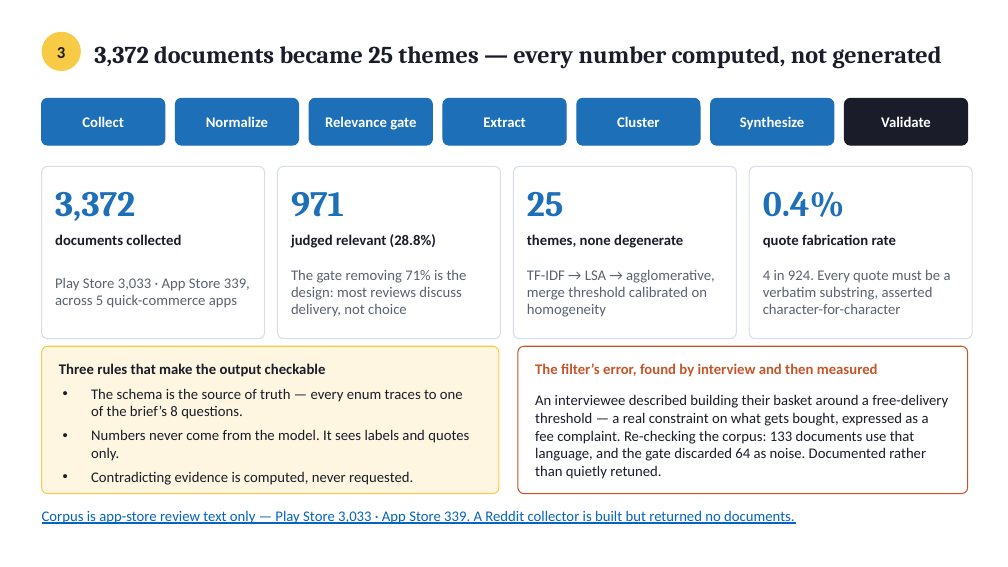
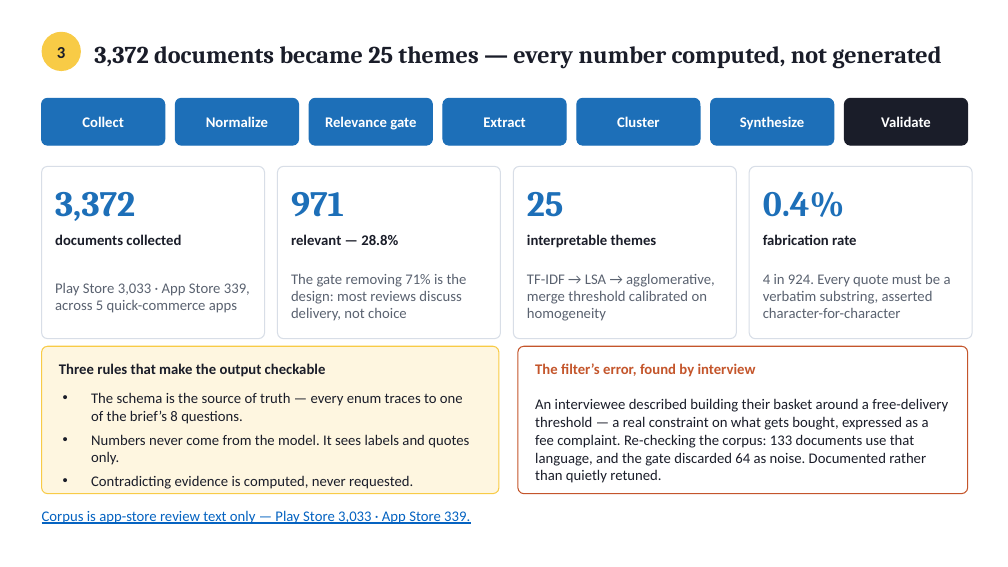
Before and after one commit to ayushbisht-source/Blinkit, a slide deck: slide 3 of deck/Blinkit-Category-Exploration.pptx. Drawn at 1008x567 pixels with LibreOffice and Linux fonts; fonts in the diff are those of the drawing. Boxes give left, top, right and bottom in pixels: in the first picture for what was removed or moved away, otherwise in the second. Text is boxed around its words. In the diff, an @@ line names an element or a change of style, - is before the commit and + after.

```diff
--- a/deck/Blinkit-Category-Exploration.pptx
+++ b/deck/Blinkit-Category-Exploration.pptx
@@ text at (291,234,398,245): text changed @@
-judged relevant (28.8%)
+relevant — 28.8%
@@ text at (527,234,657,248): text changed @@
-themes, none degenerate
+interpretable themes
@@ text at (763,234,856,245): text changed @@
-quote fabrication rate
+fabrication rate
@@ 4 texts: place and size @@
-4 texts at (55,270,951,317)
+4 texts at (55,274,951,321)
@@ text at (535,363,756,377): text changed @@
-The filter’s error, found by interview and then measured
+The filter’s error, found by interview
@@ text "The schema is the source ...": place and size @@
-text "The schema is the source ..." at (91,388,469,485)
+text "The schema is the source ..." at (91,392,469,489)
@@ text "An interviewee described building their ...": place and size @@
-text "An interviewee described building their ..." at (535,394,948,479)
+text "An interviewee described building their ..." at (535,398,948,483)
@@ text at (42,510,470,524): text changed @@
-Corpus is app-store review text only — Play Store 3,033 · App Store 339. A Reddit collector is built but returned no documents.
+Corpus is app-store review text only — Play Store 3,033 · App Store 339.
```
Also in this commit, not shown: 7 other slides changed, 3 other files.
